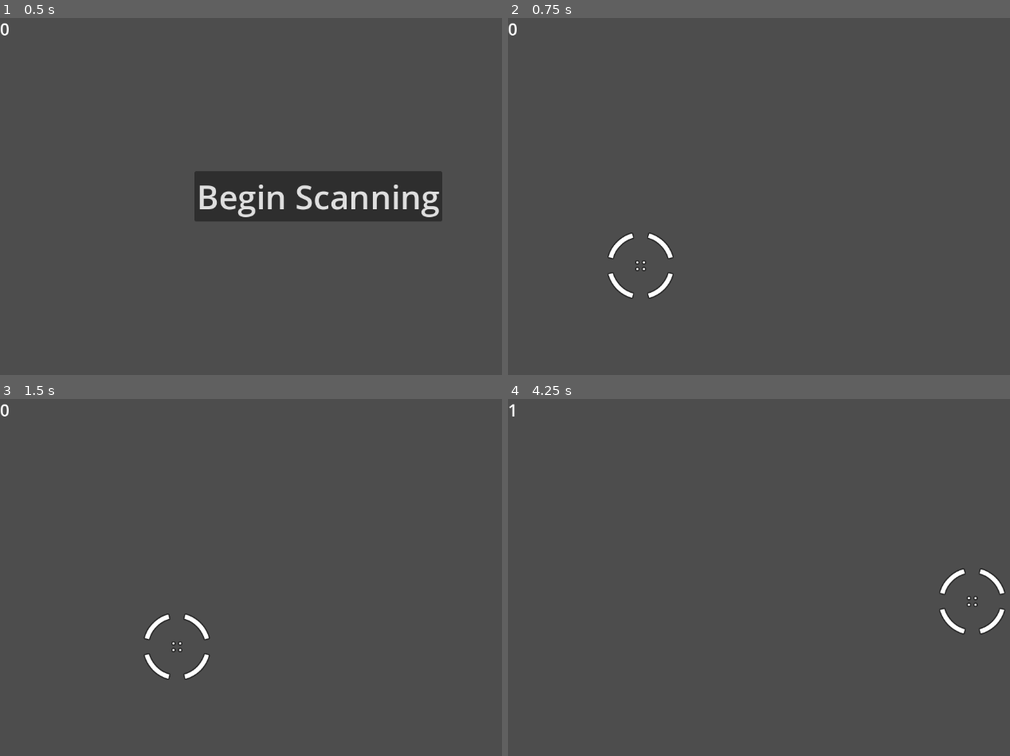
Above: before the commit, frames 1-4 (two rows, left to right).
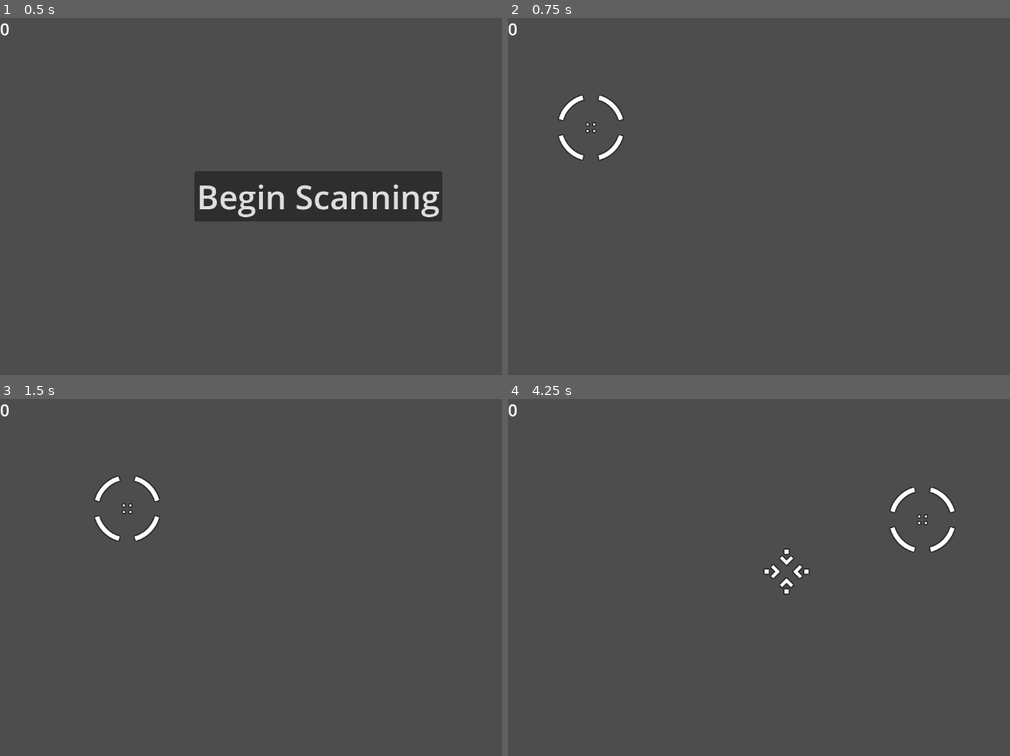
Above: after the commit, the same moments.

Repository: ubcs-io/simple_scanner
Game: Godot game, scene res://main.tscn
Same seed, same stepped clock (60 frames per second), same inputs: the game is played once before the commit and once after it.
Inputs:
- Up to frame 1 (0.5 s): no input
- Up to frame 2 (0.75 s): click "Begin Scanning" at 0.5 s
- Up to frame 3 (1.5 s): tap Enter at 1.25 s; hold D (move_right) from 1.28 s (still down); hold Space (space) from 1.28 s (still down)
- Up to frame 4 (4.25 s): release D (move_right) at 2.03 s; release Space (space) at 2.03 s; hold S (move_down) 2.03-2.78 s; tap Space (space) at 2.1, 3.6 s; hold D (move_right) 2.78-3.53 s; hold Space (space) 2.78-3.53 s; hold W (move_up) from 3.53 s (still down)

Frame 1 is identical in both runs. In frame 2, 1.0% of the frame differs, in the area x 10-34%, y 21-79%; in frame 3, 1.0%; in frame 4, 1.3%, in the area x 0-100%, y 1-66%.

Commit message:
Add support for lock input

Diff:
--- a/contact.tscn
+++ b/contact.tscn
@@ -26,7 +26,3 @@
 
 [node name="CollisionShape2D2" type="CollisionShape2D" parent="."]
 shape = SubResource("CircleShape2D_kfmgx")
-
-[connection signal="body_entered" from="." to="." method="_on_body_entered"]
-[connection signal="body_shape_entered" from="." to="." method="_on_body_shape_entered"]
-[connection signal="mouse_entered" from="." to="." method="_on_mouse_entered"]
--- a/cursor.gd
+++ b/cursor.gd
@@ -2,8 +2,10 @@
 
 @export var speed = 400
 var screen_size
+var on_contact
 
 signal hit
+signal locked
 
 func _ready() -> void:
 	hide()
@@ -27,16 +29,26 @@
 	position += velocity * delta
 	position = position.clamp(Vector2.ZERO, screen_size)
 
+	if Input.is_action_pressed("space"):
+		if on_contact != null:
+			lock_contact(on_contact)
+
 func _on_body_entered(body):
 	hit.emit()
+	# Ideally this should activate an animation on the signal, but this'll do for now
+	$contact_isolated.play()
+	on_contact = body
+
+func lock_contact(body):
 
 	# For some reason some instances don't have a contact name
-	print(body.name)
+	#if body.name == "contact":
+	#print(body.name)
 
-	#if body.name == "contact":
 	if body is RigidBody2D:
 		body.queue_free()
-		#print("hit!")
+		on_contact = null
+		locked.emit()
 
 func start(pos):
 	position = pos
--- a/cursor.tscn
+++ b/cursor.tscn
@@ -1,7 +1,8 @@
-[gd_scene load_steps=5 format=3 uid="uid://bx033pw32ucqt"]
+[gd_scene load_steps=6 format=3 uid="uid://bx033pw32ucqt"]
 
 [ext_resource type="Script" path="res://cursor.gd" id="1_jpcwt"]
 [ext_resource type="Texture2D" uid="uid://bc32wskprvpmb" path="res://assets/contact_cursor.png" id="1_qcy51"]
+[ext_resource type="AudioStream" uid="uid://bbgwv7mtpoqit" path="res://assets/sounds/impactMetal_003.ogg" id="3_g8vgh"]
 
 [sub_resource type="SpriteFrames" id="SpriteFrames_ef7h1"]
 animations = [{
@@ -15,7 +16,7 @@
 }]
 
 [sub_resource type="CircleShape2D" id="CircleShape2D_5xncm"]
-radius = 64.0078
+radius = 46.0435
 
 [node name="cursor" type="Area2D"]
 script = ExtResource("1_jpcwt")
@@ -27,4 +28,7 @@
 [node name="CollisionShape2D" type="CollisionShape2D" parent="."]
 shape = SubResource("CircleShape2D_5xncm")
 
+[node name="contact_isolated" type="AudioStreamPlayer2D" parent="."]
+stream = ExtResource("3_g8vgh")
+
 [connection signal="body_entered" from="." to="." method="_on_body_entered"]
--- a/main.gd
+++ b/main.gd
@@ -17,7 +17,7 @@
 		search_for_life = randi_range(0,5000)
 		if search_for_life < 50:
 			var contact = contact.instantiate()
-			contact.position = Vector2(randi_range(100,1100), randi_range(100,550))
+			contact.position = Vector2(randi_range(200,1100), randi_range(100,550))
 			add_child(contact)
 			$contact_new.play()
 			total_contacts = total_contacts + 1
--- a/main.tscn
+++ b/main.tscn
@@ -17,7 +17,7 @@
 wait_time = 3.0
 
 [node name="StartPosition" type="Marker2D" parent="."]
-position = Vector2(240, 450)
+position = Vector2(150, 200)
 
 [node name="HUD" parent="." instance=ExtResource("4_33h0t")]
 
@@ -30,5 +30,5 @@
 [connection signal="gameover" from="." to="." method="_on_gameover"]
 [connection signal="gameover" from="." to="cursor" method="_on_main_gameover"]
 [connection signal="gameover" from="." to="HUD" method="_on_main_gameover"]
-[connection signal="hit" from="cursor" to="." method="_increment_signals"]
+[connection signal="locked" from="cursor" to="." method="_increment_signals"]
 [connection signal="start_game" from="HUD" to="." method="new_game"]
